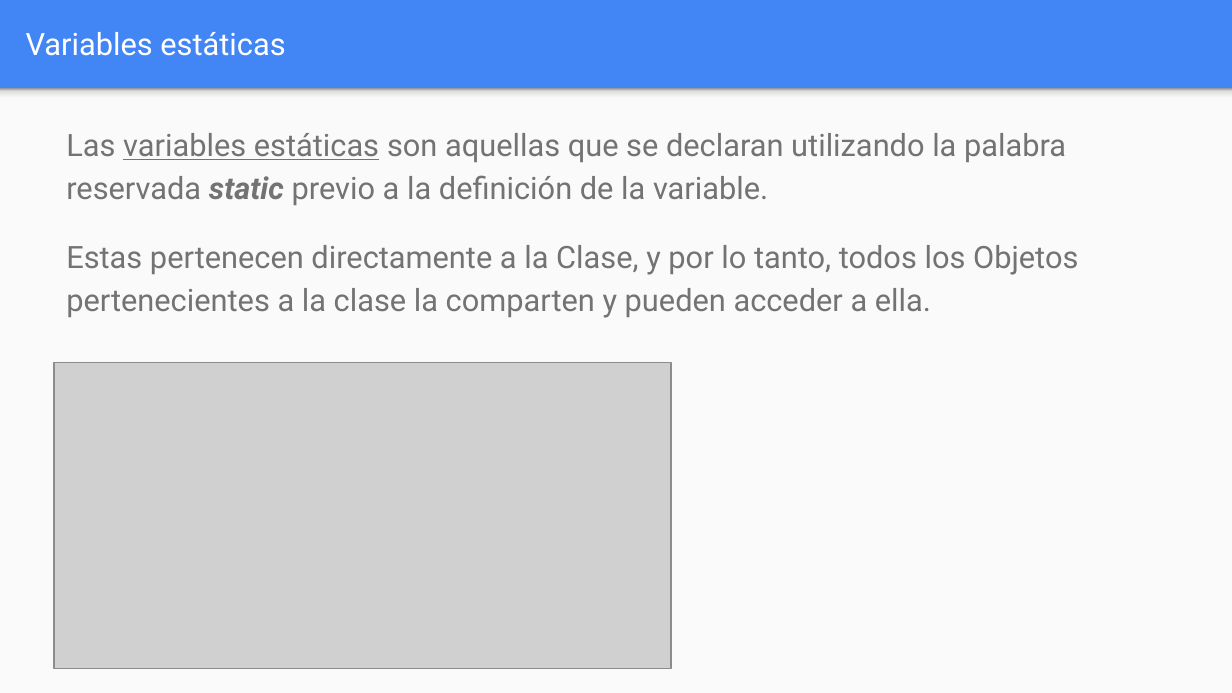
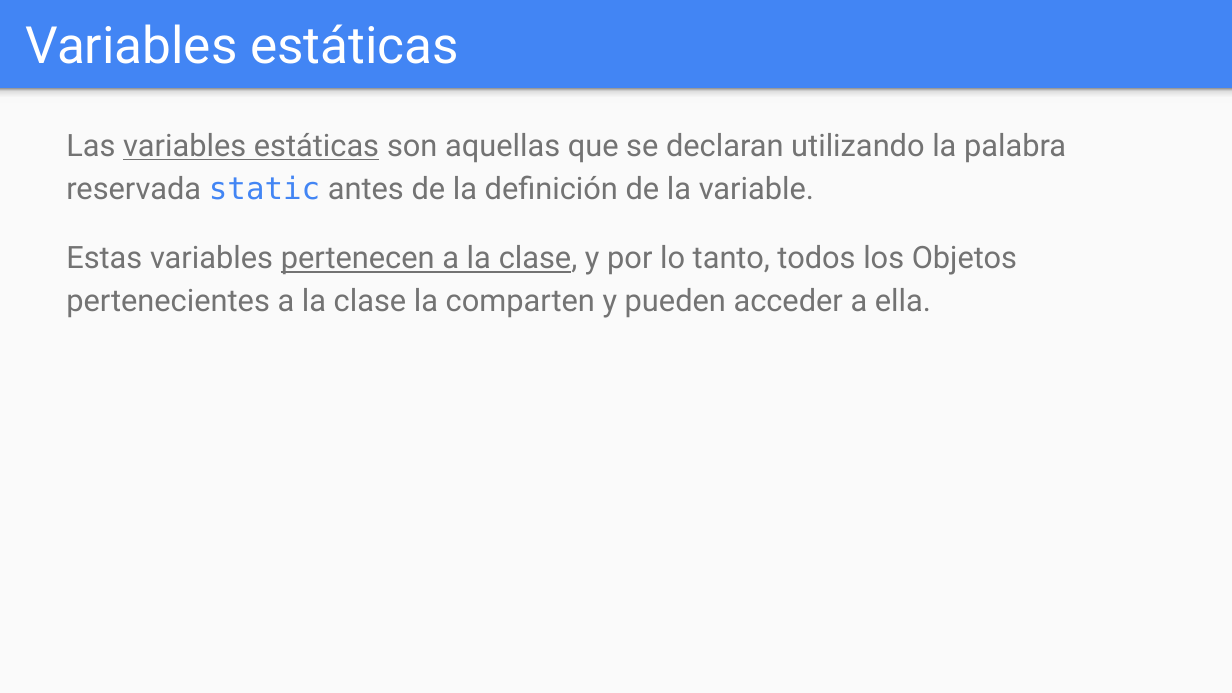
Before and after one commit to OMardil/INFO2, a slide deck: slide 2 of MOD06_Variables_y_metodos_estaticos/01 Presentacion/INFO2_MOD06-Variables_y_metodos_estaticos.pptx. Drawn at 1232x693 pixels with LibreOffice and Linux fonts; fonts in the diff are those of the drawing; grey boxes stand for pictures. Boxes give left, top, right and bottom in pixels: in the first picture for what was removed or moved away, otherwise in the second. Text is boxed around its words. In the diff, an @@ line names an element or a change of style, - is before the commit and + after.

```diff
--- a/MOD06_Variables_y_metodos_estaticos/01 Presentacion/INFO2_MOD06-Variables_y_metodos_estaticos.pptx
+++ b/MOD06_Variables_y_metodos_estaticos/01 Presentacion/INFO2_MOD06-Variables_y_metodos_estaticos.pptx
@@ title "Variables estáticas" at [26,24,459,64]: size 18 to 30 pt @@
@@ text at [66,133,1066,318]: text changed @@
-Las variables estáticas son aquellas que se declaran utilizando la palabra reservada static previo a la definición de la variable.
-Estas pertenecen directamente a la Clase, y por lo tanto, todos los Objetos pertenecientes a la clase la comparten y pueden acceder a ella.
+Las variables estáticas son aquellas que se declaran utilizando la palabra reservada static antes de la definición de la variable.
+Estas variables pertenecen a la clase, y por lo tanto, todos los Objetos pertenecientes a la clase la comparten y pueden acceder a ella.
@@ picture removed at [54,362,671,669] @@
```
Also in this commit, not shown: 8 other slides changed, 5 slides added, 1 slide removed, 9 other files.
